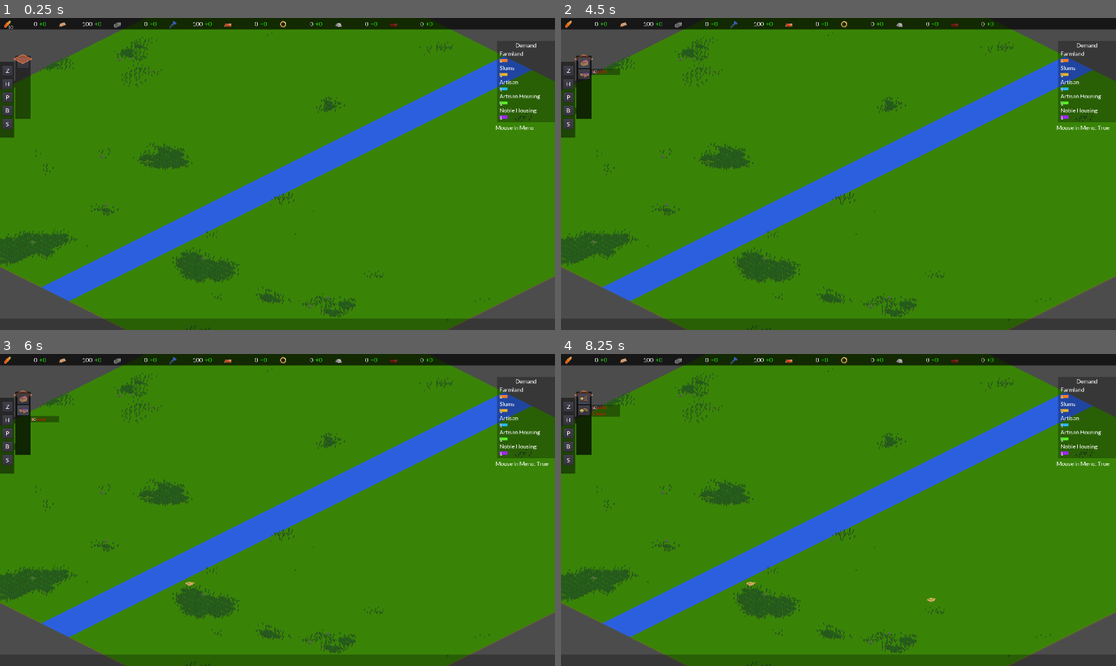
Above: before the commit, frames 1-4 (two rows, left to right).
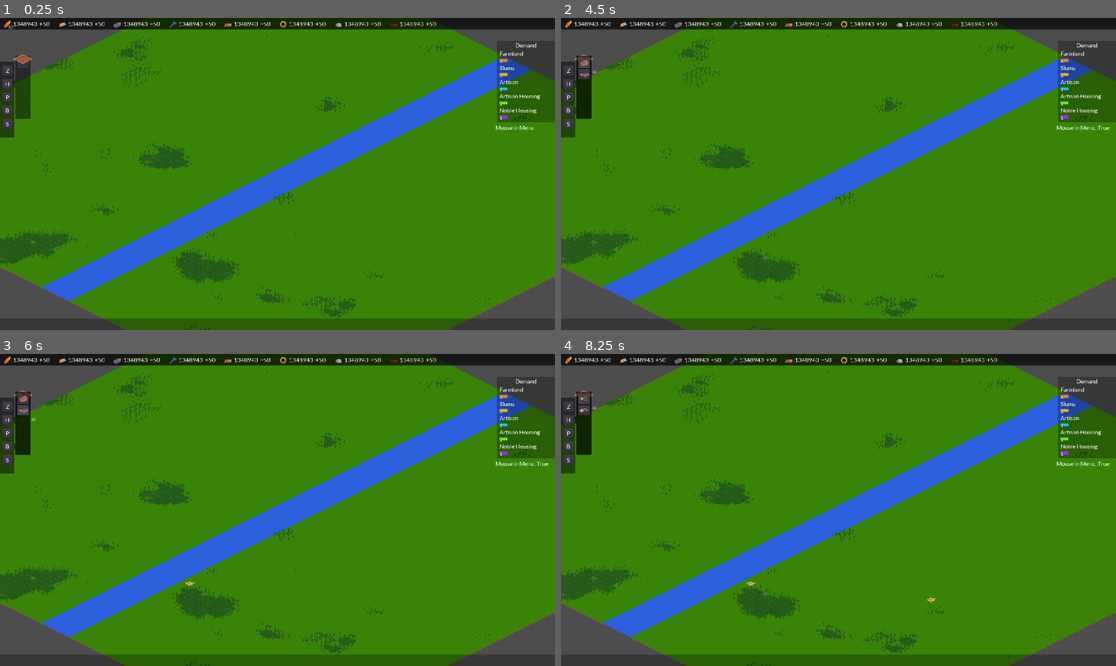
Above: after the commit, the same moments.

Repository: z-van-baars/uruk
Game: Godot game, scene res://Scenes/Main.tscn
Two runs of this game, one before a commit and one after it. Both use one fixed random seed, a clock stepped at 60 frames per second and the inputs below.
Inputs (mouse positions are in pixels of both pictures, inside the frame that each line leads up to):
- Up to frame 1 (0.25 s): no input
- Up to frame 2 (4.5 s): click "S" at 0.5 s; click "Z" at 1.25 s; click "H" at 2 s; click "P" at 2.75 s; click "B" at 3.5 s; click (583, 61) at 4.25 s
- Up to frame 3 (6 s): click (22, 397) at 5 s; click (22, 410) at 5.75 s
- Up to frame 4 (8.25 s): click "Z" at 6.5 s; click "H" at 7.25 s; click (583, 397) at 8 s

The runs differ from the first frame. In frame 1, 0.4% of the frame differs, in the area x 2-79%, y 1-3%; in frame 2, 0.5%; in frame 3, 0.5%; in frame 4, 0.5%, in the area x 2-79%, y 1-21%.
Error after the commit: Parse Error: The identifier "zoning_mode" isn't declared in the current scope. (res://Scripts/Player.gd:53)

Commit message:
have some code

Diff:
--- a/Scenes/Main.tscn
+++ b/Scenes/Main.tscn
@@ -59,6 +59,7 @@
 [ext_resource path="res://Assets/buildings/smelter.png" type="Texture" id=57]
 [ext_resource path="res://Assets/resources/forest_1.png" type="Texture" id=58]
 [ext_resource path="res://Assets/buildings/houses_1.png" type="Texture" id=59]
+[ext_resource path="res://Scripts/UI/ZonesMenu.gd" type="Script" id=60]
 
 [sub_resource type="TileSet" id=1]
 0/name = "grass_1.png 0"
@@ -1256,7 +1257,7 @@
 [node name="ZonesMenu" type="Control" parent="UILayer"]
 margin_right = 40.0
 margin_bottom = 40.0
-script = ExtResource( 51 )
+script = ExtResource( 60 )
 __meta__ = {
 "_edit_use_anchors_": false
 }
--- a/Scripts/Player.gd
+++ b/Scripts/Player.gd
@@ -31,6 +31,8 @@
 func _input(event):
 	if $Camera2D.scrolling == true:
 		return
+
+	# old left click code
 	if event.is_action_pressed("left_click"):
 		if mouse_in_menu == true or build_mode == false: return
 		elif build_mode == true and to_build != null:
@@ -45,11 +47,58 @@
 			subtract_cost(building_cost)
 			emit_signal("shake_catalyst", 3.0)
 			emit_signal("update_resources")
+	# end old code
+
+	if event.is_action_pressed("left_click"):
+		if build_mode == false and zoning_mode == false: return
+		if mouse_in_menu == true: return
+
+		if build_mode == false and zoning_mode == true:
+			var selected_tile = selection_box.get_selected_tile()
+			zone_start = selected_tile
+			zone_end = selected_tile
+			zone_tiles = zones.get_unblocked(
+				selected_tile, selected_tile)
+			dragging_zone = true
+			cost_box.set_cost_label(
+				zones.get_zone_cost(to_zone, zone_tiles))
+			emit_signal("update_maps")
+		elif build_mode == true and zoning_mode == false:
+			var selected_tile = selection_box.get_selected_tile()
+			worldgen.building_map[selected_tile.y][selected_tile.x] = to_build
+			emit_signal("shake_catalyst", 3.0)
+			get_tree().root.get_node(
+				"Main/WorldGen/BuildingTileMap").set_cellv(
+					selected_tile,
+					to_build)
+			buildings.new_building(to_build, selected_tile)
+			emit_signal("update_maps")
+	elif event.is_action_released("left_click"):
+		if build_mode == false and zoning_mode == false: return
+		if mouse_in_menu == true: return
+		if build_mode == false and zoning_mode == true:
+			var selected_tile = selection_box.get_selected_tile()
+			zone_end = selected_tile
+			dragging_zone = false
+			zone_build()
+			emit_signal("update_maps")
+			zone_preview_map.clear()
+			cost_box.set_cost_label(
+				zones.get_zone_cost(
+					to_zone,
+					[zone_end]))
+			emit_signal("shake_catalyst")
+			if to_zone == 6 or zone_tiles.size() == 0:
+				get_tree().root.get_node(
+					"Main/Sounds/SFX/Fuzz1").stop()
+			get_tree().root.get_node(
+				"Main/Sounds/SFX/Thud1").stop()
+			zone_tiles = []
+
 	elif event.is_action_pressed("land_value_view"):
 		get_tree().root.get_node("Main/UILayer/Cursor/LandValueLabel").visible = !get_tree().root.get_node("Main/UILayer/Cursor/LandValueLabel").visible
 		get_tree().root.get_node("Main/WorldGen/LandValueTileMap").paint_land_value()
 		get_tree().root.get_node("Main/WorldGen/LandValueTileMap").visible = !get_tree().root.get_node("Main/WorldGen/LandValueTileMap").visible
-
 
 
 func check_cost(total_cost):
--- a/Scripts/UI/HarvestersMenu.gd
+++ b/Scripts/UI/HarvestersMenu.gd
@@ -25,13 +25,3 @@
 func _on_HarvestersMenu_mouse_exited():
 	emit_signal("mouse_exited_menu")
 	get_tree().root.get_node("Main/UILayer/MenuDetector").text = "Mouse in Menu: False"
-
-
-func _on_ZonesMenu_mouse_entered():
-	emit_signal("mouse_entered_menu")
-	get_tree().root.get_node("Main/UILayer/MenuDetector").text = "Mouse in Menu: True"
-
-
-func _on_ZonesMenu_mouse_exited():
-	emit_signal("mouse_exited_menu")
-	get_tree().root.get_node("Main/UILayer/MenuDetector").text = "Mouse in Menu: False"
--- /dev/null
+++ b/Scripts/UI/ZonesMenu.gd
@@ -0,0 +1,92 @@
+extends Control
+signal mouse_entered_menu
+signal mouse_exited_menu
+var selection_box
+var cost_box
+var player
+var zones
+
+func _ready():
+	selection_box = get_tree().root.get_node("Main/WorldGen/SelectionBox")
+	cost_box = get_tree().root.get_node("Main/CostBox")
+	player = get_tree().root.get_node("Main/Player")
+	zones = get_tree().root.get_node("Main/Zones")
+
+func enable_zoning_mode():
+	selection_box.zoning_mode = true
+	selection_box.show()
+	player.zoning_mode = true
+	player.emit_signal("update_dock")
+
+func disable_zoning_mode():
+	selection_box.zoning_mode = false
+	selection_box.hide()
+	cost_box.hide()
+	player.zoning_mode = false
+	player.to_zone = null
+	player.emit_signal("update_dock")
+
+func activate_cost_box():
+	cost_box.set_cost_label(
+		zones.get_zone_cost(
+			player.to_zone,
+			zones.get_zone_cost(player.to_zone, [Vector2.ZERO])))
+
+func _on_FarmlandButton_pressed():
+	enable_zoning_mode()
+	player.to_zone = 0
+	selection_box.set_zone(0)
+	activate_cost_box()
+
+
+func _on_SlumsButton_pressed():
+	enable_zoning_mode()
+	player.to_zone = 1
+	selection_box.set_zone(1)
+	activate_cost_box()
+
+func _on_ArtisanButton_pressed():
+	enable_zoning_mode()
+	player.to_zone = 2
+	selection_box.set_zone(2)
+	activate_cost_box()
+
+func _on_ArtisanHousingButton_pressed():
+	enable_zoning_mode()
+	player.to_zone = 3
+	selection_box.set_zone(3)
+	activate_cost_box()
+
+func _on_NobleHousingButton_pressed():
+	enable_zoning_mode()
+	player.to_zone = 4
+	selection_box.set_zone(4)
+	activate_cost_box()
+
+func _on_DezoneButton_pressed():
+	enable_zoning_mode()
+	player.to_zone = 6
+	selection_box.set_zone(6)
+	activate_cost_box()
+
+func _on_BulldozeButton_pressed():
+	disable_zoning_mode()
+	hide()
+
+func _on_ZoneMenu_mouse_entered():
+	emit_signal("mouse_entered_menu")
+	get_tree().root.get_node("Main/UILayer/MenuDetector").text = "Mouse in Menu: True"
+
+func _on_ZoneMenu_mouse_exited():
+	emit_signal("mouse_exited_menu")
+	get_tree().root.get_node("Main/UILayer/MenuDetector").text = "Mouse in Menu: False"
+
+
+func _on_ZonesMenu_mouse_entered():
+	emit_signal("mouse_entered_menu")
+	get_tree().root.get_node("Main/UILayer/MenuDetector").text = "Mouse in Menu: True"
+
+
+func _on_ZonesMenu_mouse_exited():
+	emit_signal("mouse_exited_menu")
+	get_tree().root.get_node("Main/UILayer/MenuDetector").text = "Mouse in Menu: False"
Not shown: 9 places in Scenes/Main.tscn that only renumber resources
